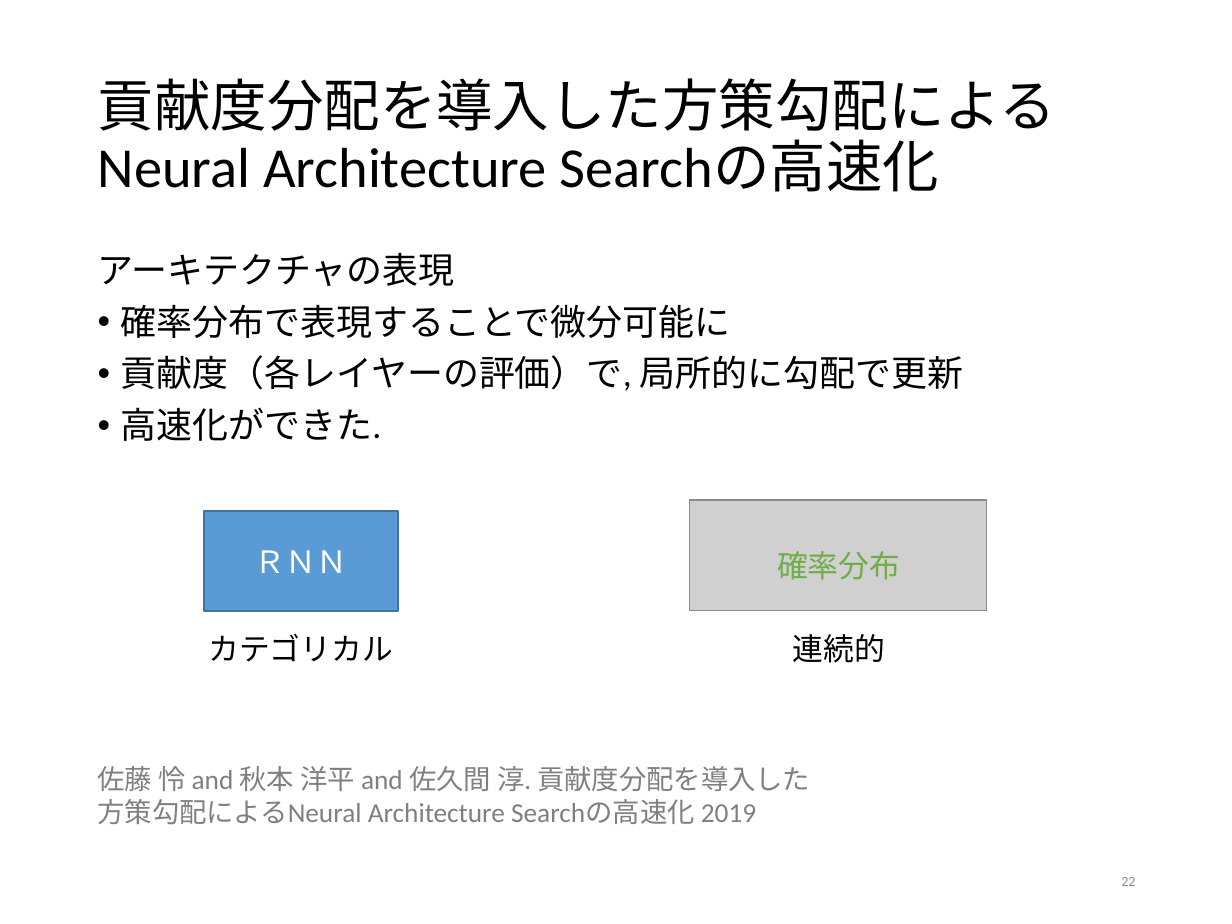
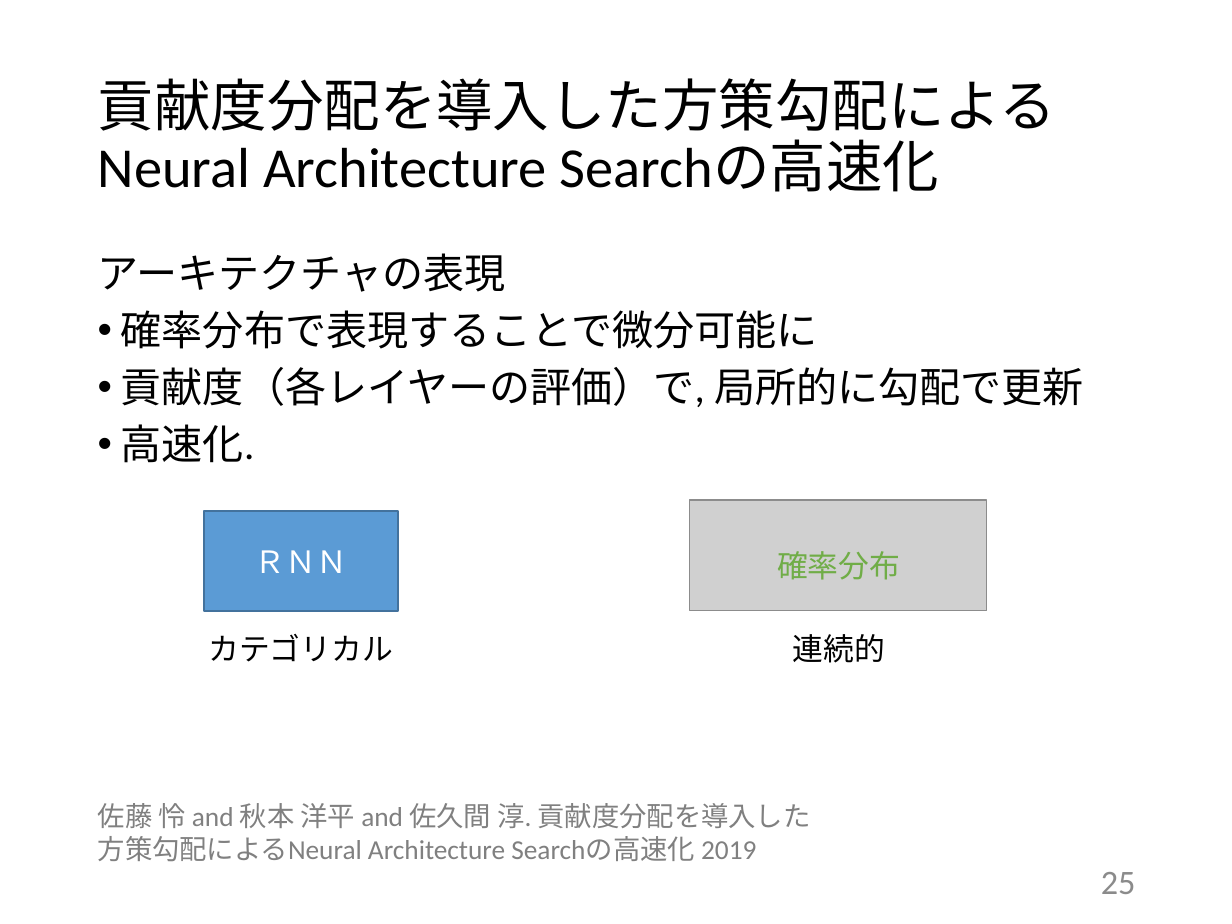
Before and after one commit to tatsuya-sugiyama/WeeklyReport, a slide deck: slide 25 of report/2020前期/2020sugiyama.pptx (slide 22 before the commit). Drawn at 1232x924 pixels with LibreOffice and Linux fonts; fonts in the diff are those of the drawing; grey boxes stand for pictures. Boxes give left, top, right and bottom in pixels: in the first picture for what was removed or moved away, otherwise in the second. Text is boxed around its words. In the diff, an @@ line names an element or a change of style, - is before the commit and + after.

```diff
--- a/report/2020前期/2020sugiyama.pptx
+++ b/report/2020前期/2020sugiyama.pptx
@@ text at (x1=98, y1=253, x2=1084, y2=407): size 21 to 24 pt @@
@@ text at (x1=121, y1=424, x2=255, y2=463): text changed; size 21 to 24 pt @@
-• 高速化ができた.
+• 高速化.
@@ text "佐藤 怜 and 秋本 洋平 ..." moved from (x1=97, y1=766, x2=810, y2=824) to (x1=98, y1=803, x2=811, y2=861) @@
@@ page number at (x1=1101, y1=872, x2=1136, y2=894): text changed; size 8.2 to 20 pt @@
-22
+25
```
Also in this commit, not shown: 28 other slides changed, 3 slides added, 3 other files.
